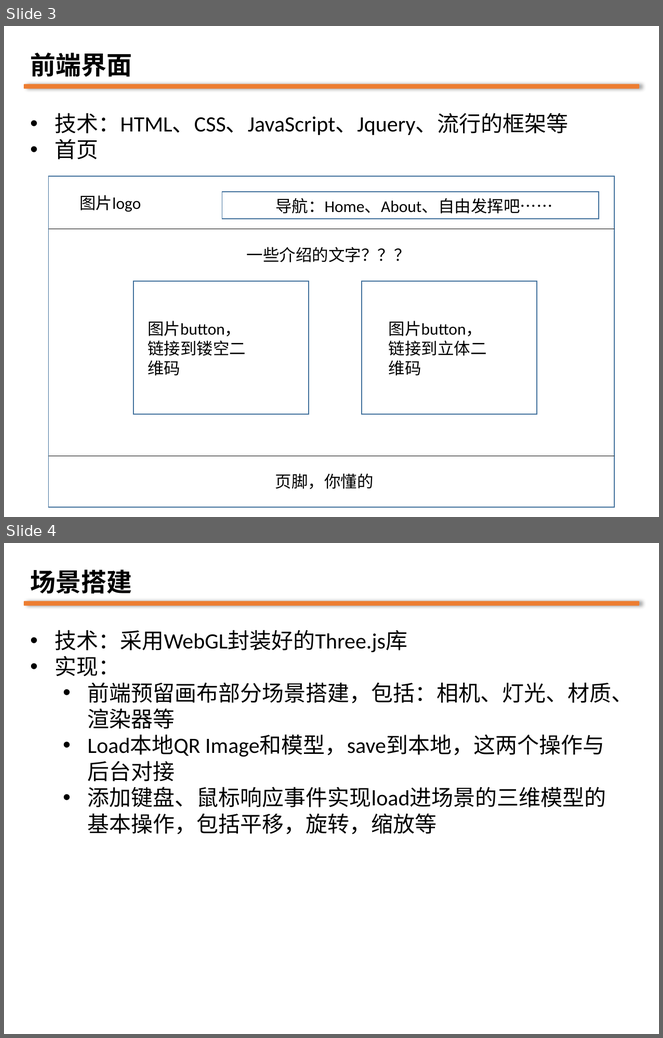
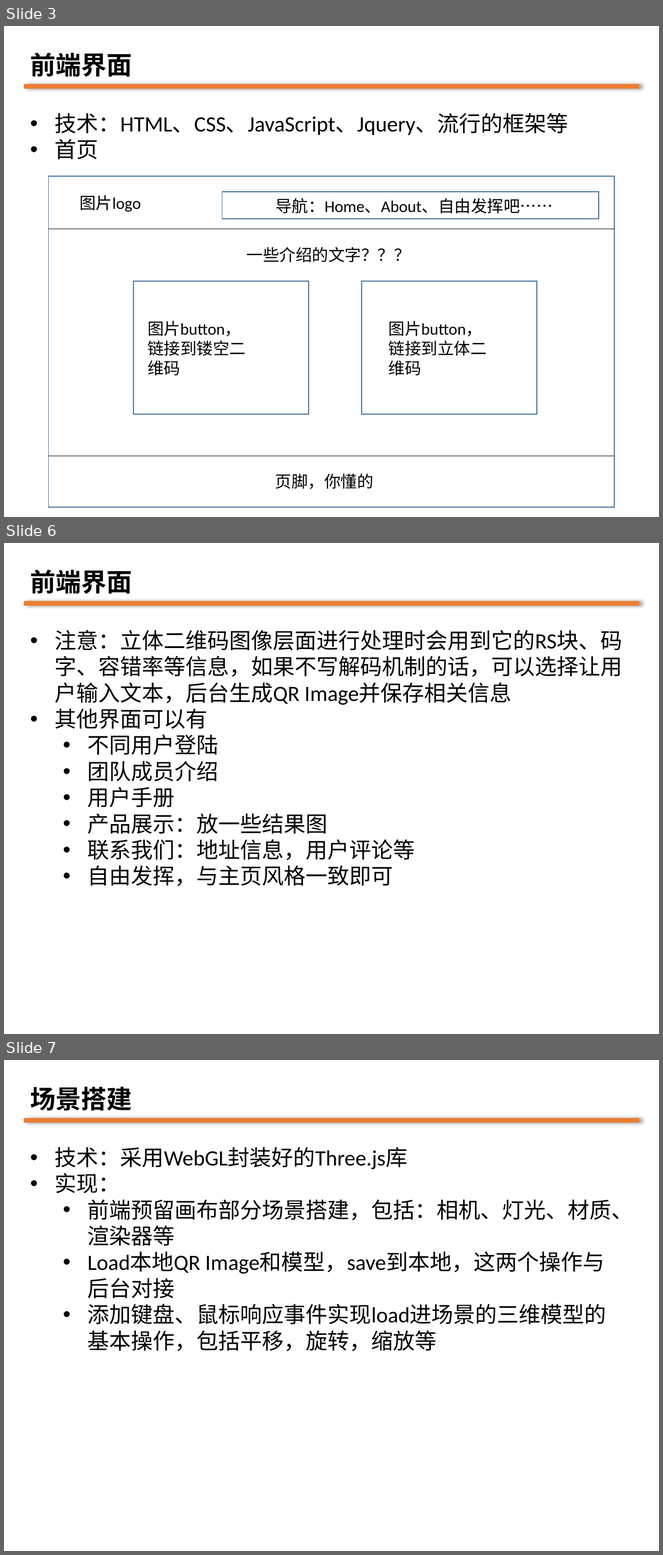
Before and after one commit to 3dincrement/Online-3D-QR-Codes-Generation-Website, a slide deck: doc/3D-QR-Code_Web.pptx. Shown one above the other, each under a label of ours: slides 3 and 4 before the commit, slides 3, 6 and 7 after it; the slides between them are not shown. The pictures are 663x1038 and 663x1555 pixels, drawn with LibreOffice and Linux fonts; fonts in the diff are those of the drawing. Boxes give left, top, right and bottom in pixels: in the first picture for what was removed or moved away, otherwise in the second. Text is boxed around its words. In the diff, an @@ line names an element or a change of style, - is before the commit and + after.

```diff
--- a/doc/3D-QR-Code_Web.pptx
+++ b/doc/3D-QR-Code_Web.pptx
@@ slide 6 added at (4,543,659,1034), background #C7EDCC @@
@@ text added at (30,570,132,594), 28 pt, text #000000, bold @@
+前端界面
@@ rounded rectangle added at (24,601,639,606), fill #ED7D31 @@
@@ text added at (55,630,623,887), 24 pt, text #000000 @@
+• 注意：立体二维码图像层面进行处理时会用到它的RS块、码字、容错率等信息，如果不写解码机制的话，可以选择让用户输入文本，后台生成QR Image并保存相关信息
+• 其他界面可以有
+  • 不同用户登陆
+  • 团队成员介绍
+  • 用户手册
+  • 产品展示：放一些结果图
+  • 联系我们：地址信息，用户评论等
+  • 自由发挥，与主页风格一致即可
@@ what was slide 4 is now slide 7 @@
```
Also in this commit, not shown: 2 slides changed, 2 other slides added, 1 other file.
